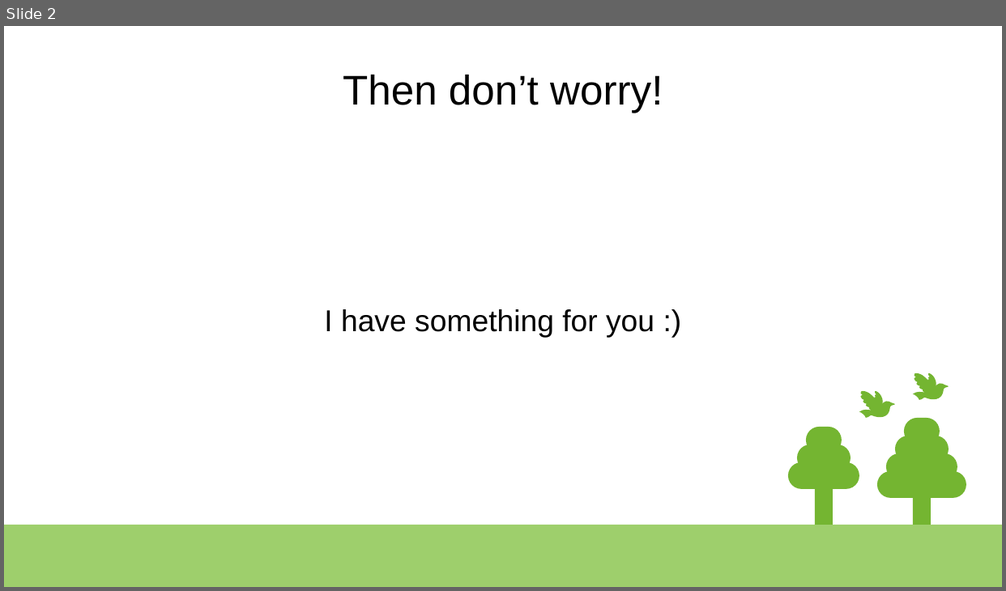
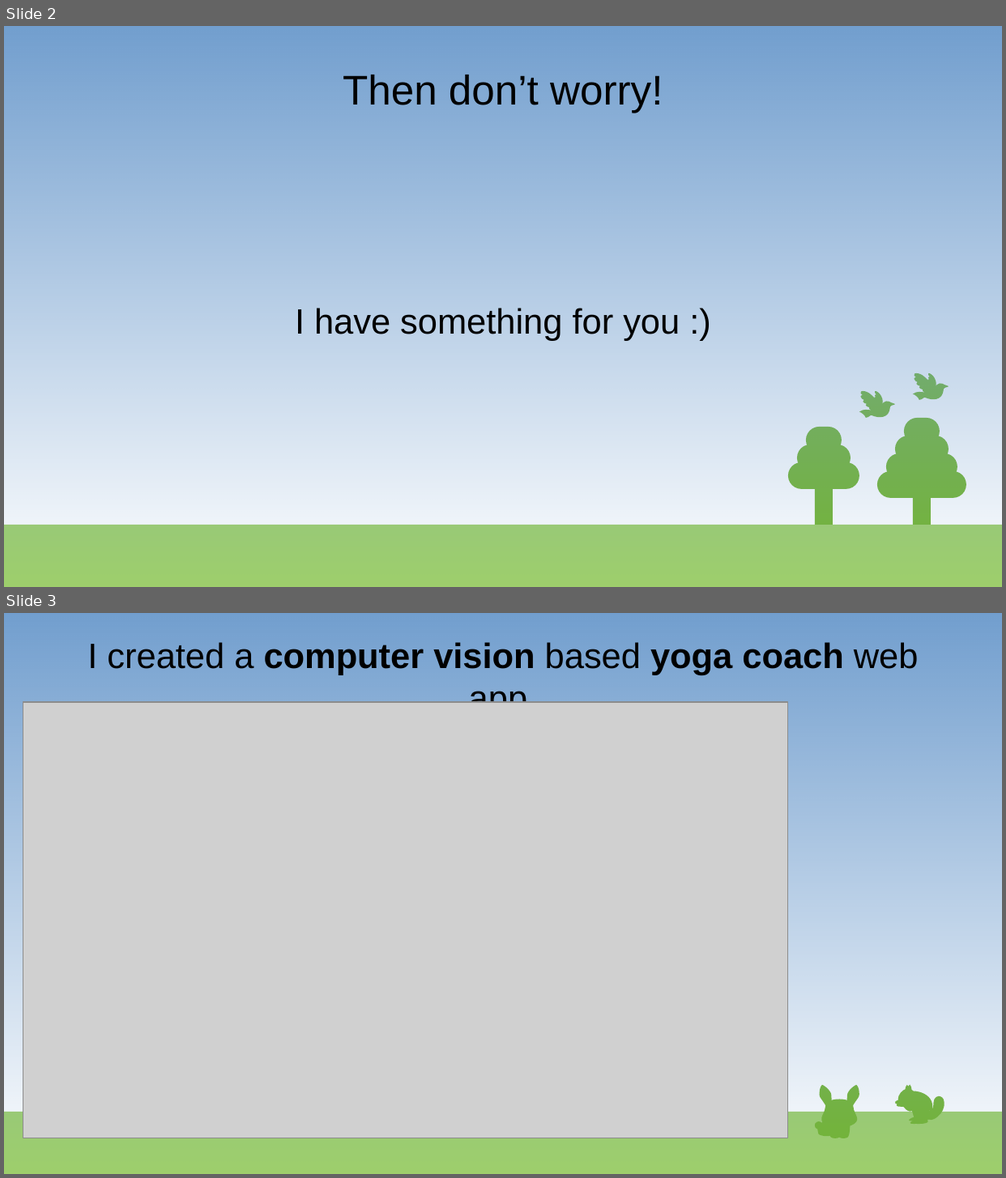
Before and after one commit to klmhsb42/yoga_coach_web, a slide deck: artifacts/docs/presentation.odp. Shown one above the other, each under a label of ours: slide 2 before the commit, slides 2 and 3 after it. The pictures are 1006x591 and 1006x1178 pixels, drawn with LibreOffice and Linux fonts; fonts in the diff are those of the drawing; grey boxes stand for pictures. Boxes give left, top, right and bottom in pixels: in the first picture for what was removed or moved away, otherwise in the second. Text is boxed around its words. In the diff, an @@ line names an element or a change of style, - is before the commit and + after.

```diff
--- a/artifacts/docs/presentation.odp
+++ b/artifacts/docs/presentation.odp
@@ slide 3 added at (4, 613, 1002, 1174), background #FFFFFF; not listed: 1 template element that a slide beside it also shows @@
@@ rectangle added at (4, 613, 1002, 1174), fill gradient #729FCF @@
@@ title added at (87, 642, 918, 717), 28 pt, text #000000, bold @@
+I created a computer vision based yoga coach web app
@@ picture added at (23, 702, 788, 1138) @@
@@ group added at (816, 1086, 859, 1139): 23 freeform shapes @@
@@ group added at (895, 1084, 945, 1125): 15 freeform shapes @@
@@ slide 2 changed as well @@
@@ rectangle added at (4, 26, 1002, 587), fill gradient #729FCF @@
@@ text "I have something for you ..." at (295, 308, 680, 341): size 24 to 28 pt @@
```
Also in this commit, not shown: 1 other slide changed, 4 other slides added, 4 slides removed, 2 other files.
